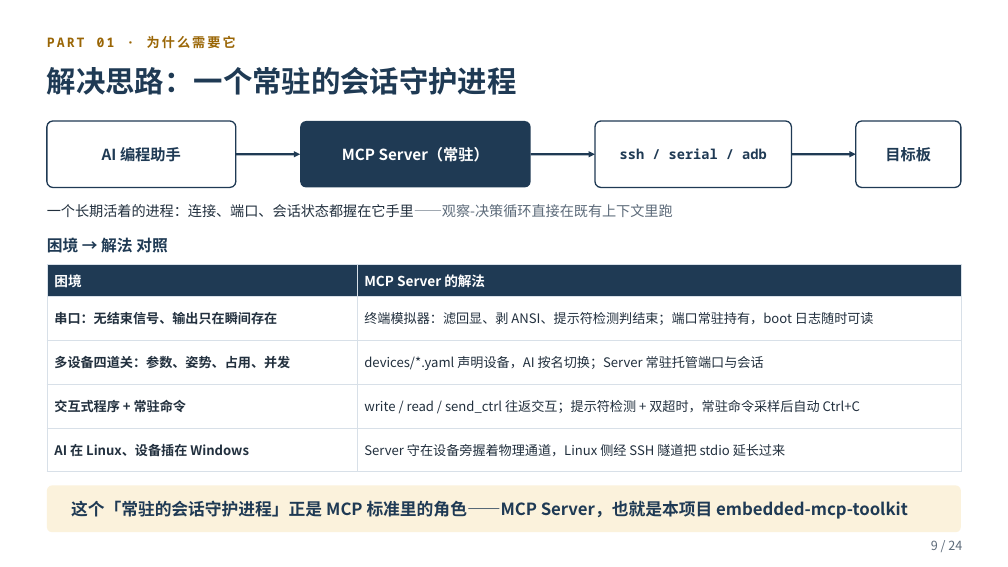
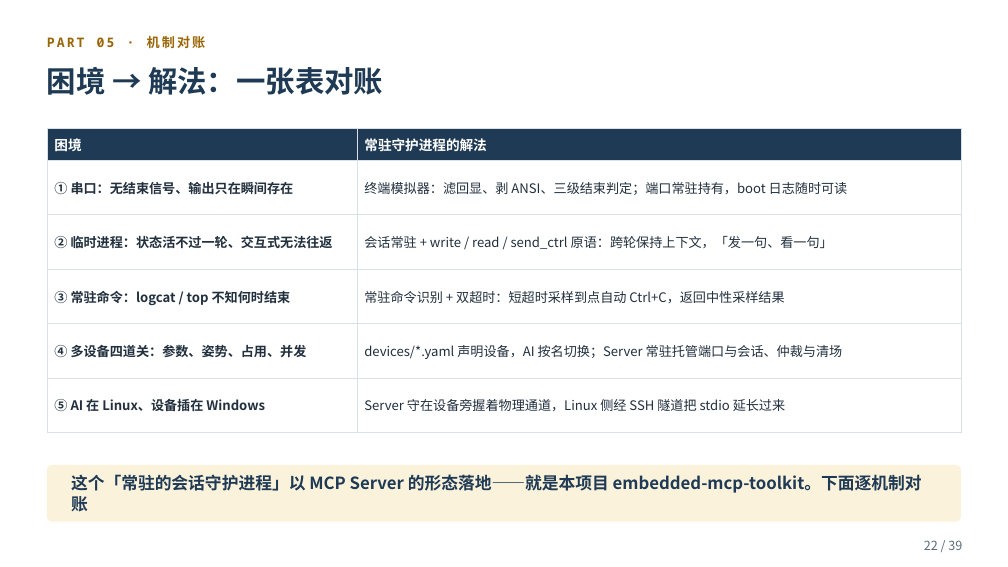
Before and after one commit to smk-h/embedded-mcp-toolkit, a slide deck: slide 22 of ppt/embedded-mcp-toolkit-项目介绍.pptx (slide 9 before the commit). Drawn at 1008x567 pixels with LibreOffice and Linux fonts; fonts in the diff are those of the drawing. Boxes give left, top, right and bottom in pixels: in the first picture for what was removed or moved away, otherwise in the second. Text is boxed around its words. In the diff, an @@ line names an element or a change of style, - is before the commit and + after.

Commit message:
docs(ppt): 重构为 39 页三问叙事并全片改浅色主题
- 围绕「是什么/解决了什么困境/怎么部署」三问重组叙事，新增三次拷问（skill/后台进程/现成工具）推演 MCP 必要性，与机制对账章节逐坑填平
- 新增 PPT大纲.md 固化 39 页页面清单与三问论证链条
- 终端母题块与封面/封底由深色改浅色，配色收敛到常量区（TERM_FG 等）
- 页码改为 TOTAL 常量动态断言，增删页不再手改分母

```diff
--- a/ppt/embedded-mcp-toolkit-项目介绍.pptx
+++ b/ppt/embedded-mcp-toolkit-项目介绍.pptx
@@ text at bbox=[47, 33, 205, 51]: text changed @@
-PART 01 · 为什么需要它
+PART 05 · 机制对账
@@ text at bbox=[47, 67, 383, 95]: text changed @@
-解决思路：一个常驻的会话守护进程
+困境 → 解法：一张表对账
@@ table at bbox=[47, 129, 961, 416] @@
-row 1: 困境 | MCP Server 的解法
-row 2: 串口：无结束信号、输出只在瞬间存在 | 终端模拟器：滤回显、剥 ANSI、提示符检测判结束；端口常驻持有，boot 日志随时可读
-row 3: 多设备四道关：参数、姿势、占用、并发 | devices/*.yaml 声明设备，AI 按名切换；Server 常驻托管端口与会话
-row 4: 交互式程序 + 常驻命令 | write / read / send_ctrl 往返交互；提示符检测 + 双超时，常驻命令采样后自动 Ctrl+C
-row 5: AI 在 Linux、设备插在 Windows | Server 守在设备旁握着物理通道，Linux 侧经 SSH 隧道把 stdio 延长过来
+row 1: 困境 | 常驻守护进程的解法
+row 2: ① 串口：无结束信号、输出只在瞬间存在 | 终端模拟器：滤回显、剥 ANSI、三级结束判定；端口常驻持有，boot 日志随时可读
+row 3: ② 临时进程：状态活不过一轮、交互式无法往返 | 会话常驻 + write / read / send_ctrl 原语：跨轮保持上下文，「发一句、看一句」
+row 4: ③ 常驻命令：logcat / top 不知何时结束 | 常驻命令识别 + 双超时：短超时采样到点自动 Ctrl+C，返回中性采样结果
+row 5: ④ 多设备四道关：参数、姿势、占用、并发 | devices/*.yaml 声明设备，AI 按名切换；Server 常驻托管端口与会话、仲裁与清场
+row 6: ⑤ AI 在 Linux、设备插在 Windows | Server 守在设备旁握着物理通道，Linux 侧经 SSH 隧道把 stdio 延长过来
@@ table: place and size @@
-table at bbox=[47, 265, 961, 461]
+table at bbox=[47, 129, 961, 416]
@@ rounded rectangle removed at bbox=[47, 121, 236, 188] @@
@@ text removed at bbox=[102, 147, 181, 162] @@
-AI 编程助手
@@ rounded rectangle removed at bbox=[300, 121, 531, 188] @@
@@ text removed at bbox=[342, 147, 489, 162] @@
-MCP Server（常驻）
@@ rounded rectangle removed at bbox=[595, 121, 792, 188] @@
@@ text removed at bbox=[620, 148, 767, 159] @@
-ssh / serial / adb
@@ rounded rectangle removed at bbox=[856, 121, 961, 188] @@
@@ text removed at bbox=[885, 147, 931, 162] @@
-目标板
@@ arrow removed from (236, 154) to (300, 154) @@
@@ arrow removed from (531, 154) to (595, 154) @@
@@ arrow removed from (792, 154) to (856, 154) @@
@@ text removed at bbox=[47, 204, 673, 217] @@
-一个长期活着的进程：连接、端口、会话状态都握在它手里——观察-决策循环直接在既有上下文里跑
@@ text removed at bbox=[47, 236, 167, 257] @@
-困境 → 解法 对照
@@ rounded rectangle: place and size @@
-rounded rectangle at bbox=[47, 485, 961, 532]
+rounded rectangle at bbox=[47, 465, 961, 522]
@@ rounded rectangle at bbox=[47, 465, 961, 522]: proportions changed @@
@@ text at bbox=[71, 474, 922, 512]: text changed @@
-这个「常驻的会话守护进程」正是 MCP 标准里的角色——MCP Server，也就是本项目 embedded-mcp-toolkit
+这个「常驻的会话守护进程」以 MCP Server 的形态落地——就是本项目 embedded-mcp-toolkit。下面逐机制对账
@@ text at bbox=[924, 540, 962, 550]: text changed @@
-9 / 24
+22 / 39
```
Also in this commit, not shown: 16 other slides changed, 22 slides added, 7 slides removed, 2 other files.
